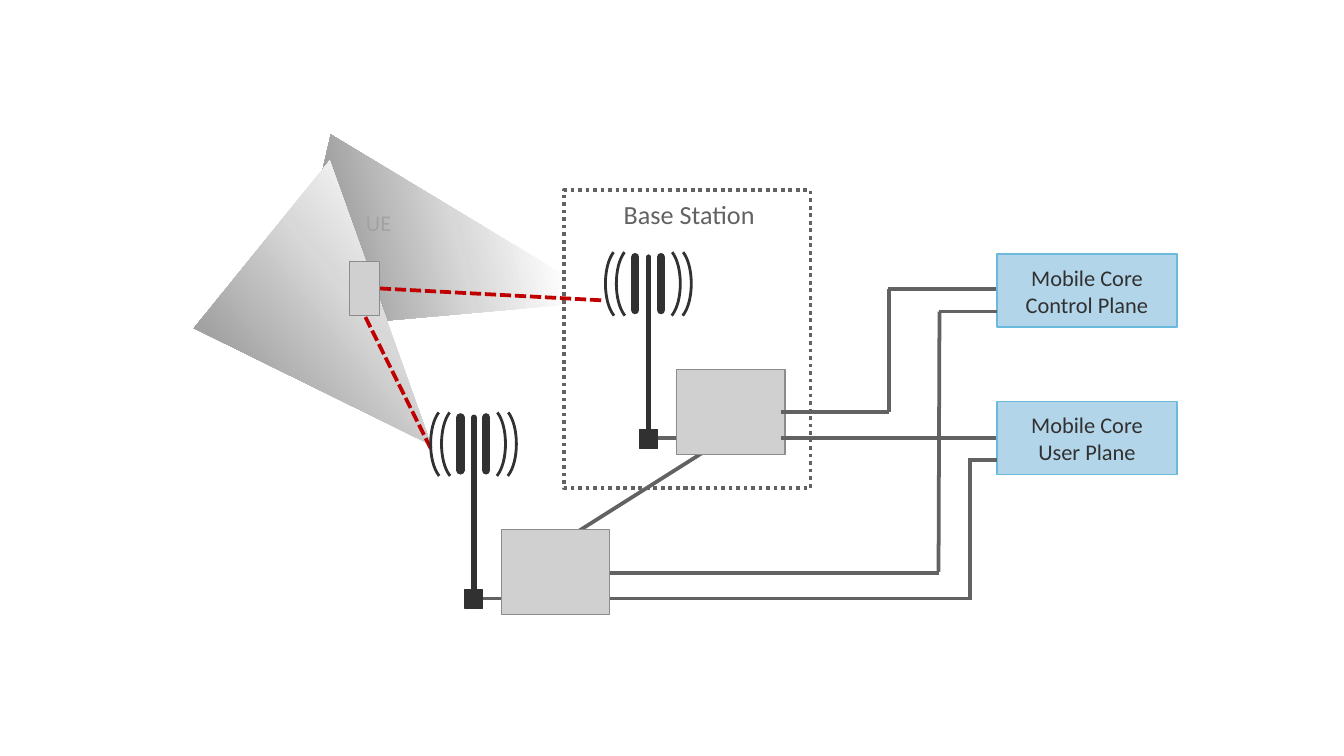
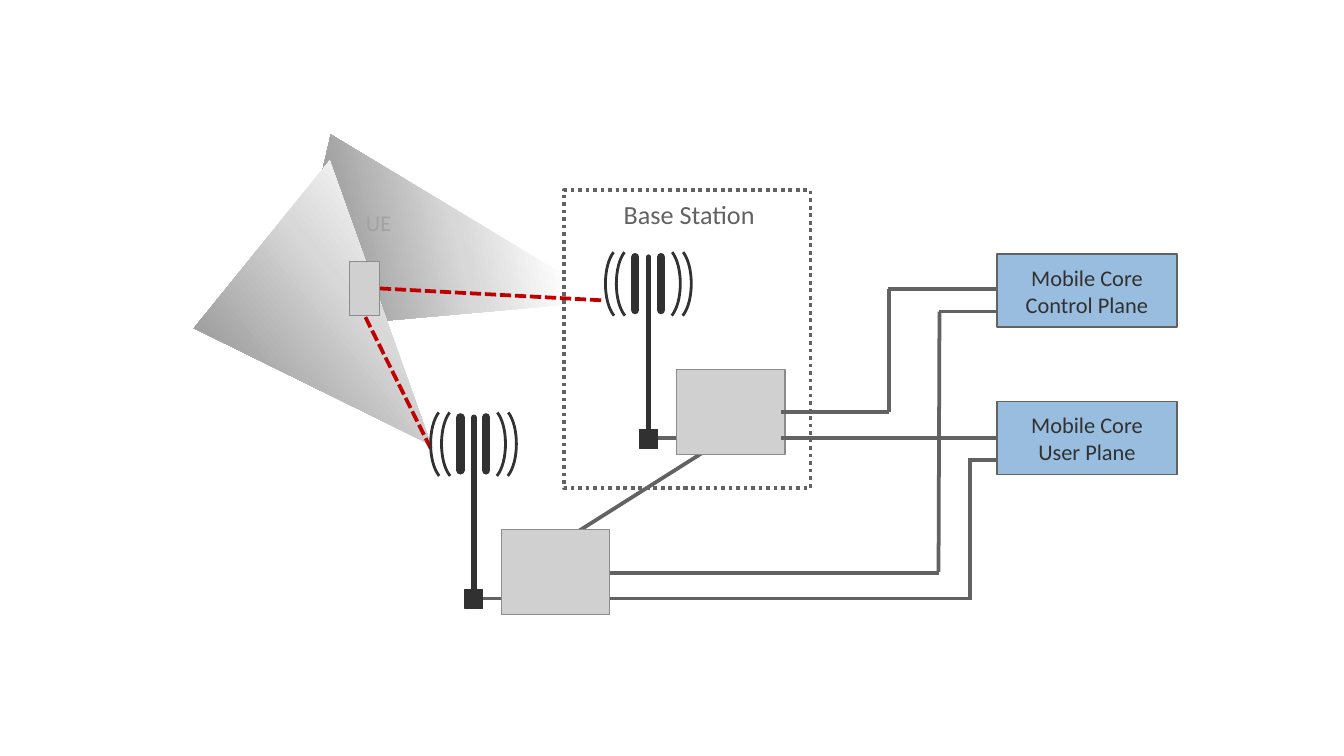
Before and after one commit to SystemsApproach/private5g, a slide deck: slide 11 of figures.pptx. Drawn at 1344x756 pixels with LibreOffice and Linux fonts; fonts in the diff are those of the drawing; grey boxes stand for pictures. Boxes give left, top, right and bottom in pixels: in the first picture for what was removed or moved away, otherwise in the second. Text is boxed around its words. In the diff, an @@ line names an element or a change of style, - is before the commit and + after.

```diff
--- a/figures.pptx
+++ b/figures.pptx
@@ rectangle "Mobile Core Control Plane" at (x1=997, y1=254, x2=1177, y2=327): fill #B2D5EA to #99BDDF; outline #6BBADD 0.75 pt to #626262 0.75 pt @@
@@ rectangle "Mobile Core User Plane" at (x1=997, y1=402, x2=1177, y2=474): fill #B2D5EA to #99BDDF; outline #6BBADD 0.75 pt to #626262 0.75 pt @@
```
Also in this commit, not shown: 23 other slides changed, 3 slides removed, 29 other files.
